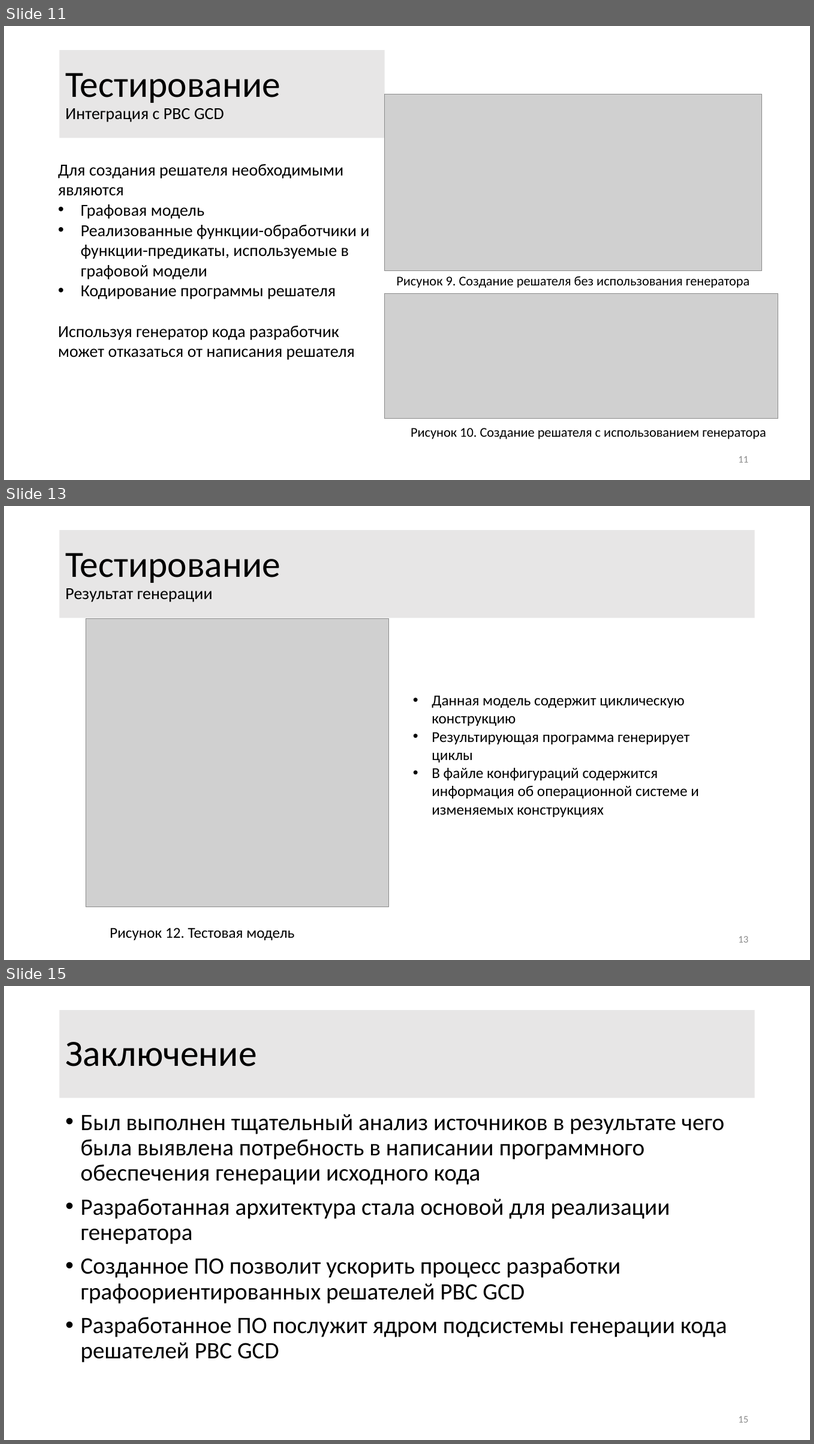
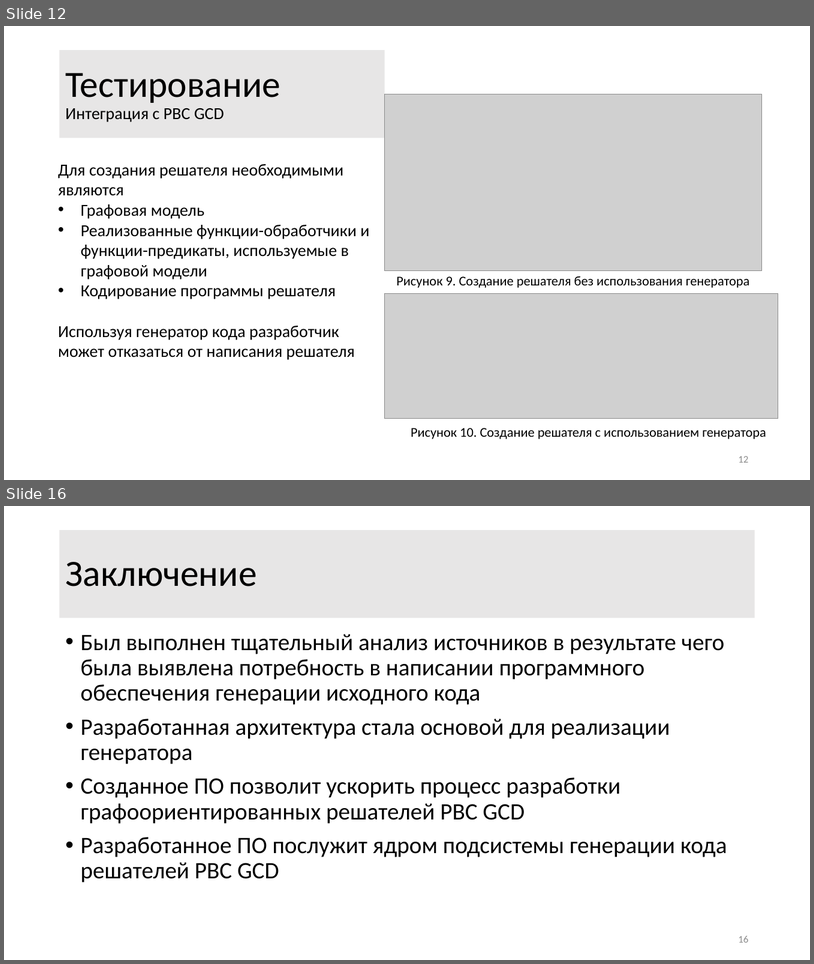
Before and after one commit to ITesserakt/Kodept, a slide deck: 04 - ВКРы/2018-2019 - Генератор кода GBSE решателей/03 - Презентация/Презентация3.0.pdf.pptm. Shown one above the other, each under a label of ours: slides 11, 13 and 15 before the commit, slides 12 and 16 after it; the slides between them are not shown. The pictures are 814x1444 and 814x964 pixels, drawn with LibreOffice and Linux fonts; fonts in the diff are those of the drawing; grey boxes stand for pictures. Boxes give left, top, right and bottom in pixels: in the first picture for what was removed or moved away, otherwise in the second. Text is boxed around its words. In the diff, an @@ line names an element or a change of style, - is before the commit and + after.

```diff
--- a/04 - ВКРы/2018-2019 - Генератор кода GBSE решателей/03 - Презентация/Презентация3.0.pdf.pptm
+++ b/04 - ВКРы/2018-2019 - Генератор кода GBSE решателей/03 - Презентация/Презентация3.0.pdf.pptm
@@ slide 13 removed at (4, 506, 810, 960), background #FFFFFF @@
@@ title removed at (60, 530, 755, 618) @@
-Тестирование
-Результат генерации
@@ picture removed at (86, 619, 389, 906) @@
@@ text removed at (432, 695, 699, 817) @@
-• Данная модель содержит циклическую конструкцию
-• Результирующая программа генерирует циклы
-• В файле конфигураций содержится информация об операционной системе и изменяемых конструкциях
@@ text removed at (110, 927, 294, 940) @@
-Рисунок 12. Тестовая модель
@@ page number removed at (738, 936, 749, 942) @@
-13
@@ what was slide 11 is now slide 12 @@
@@ page number at (738, 456, 749, 462): text changed @@
-11
+12
@@ what was slide 15 is now slide 16 @@
@@ page number at (738, 936, 749, 942): text changed @@
-15
+16
```
Also in this commit, not shown: 9 slides changed, 2 slides added.
